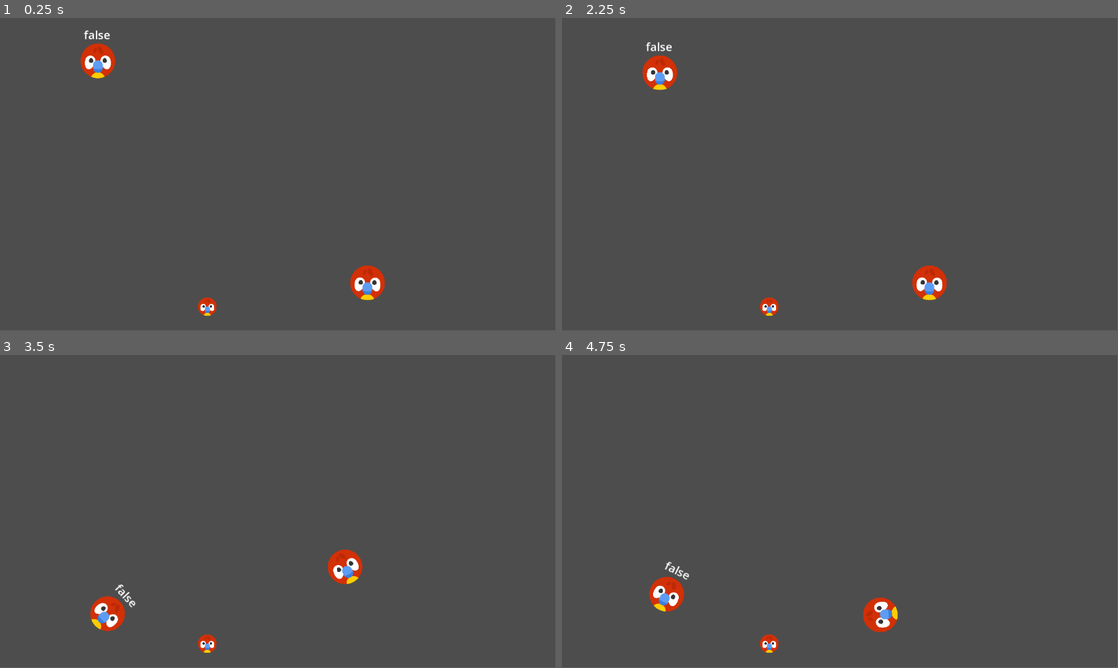
Above: before the commit, frames 1-4 (two rows, left to right).
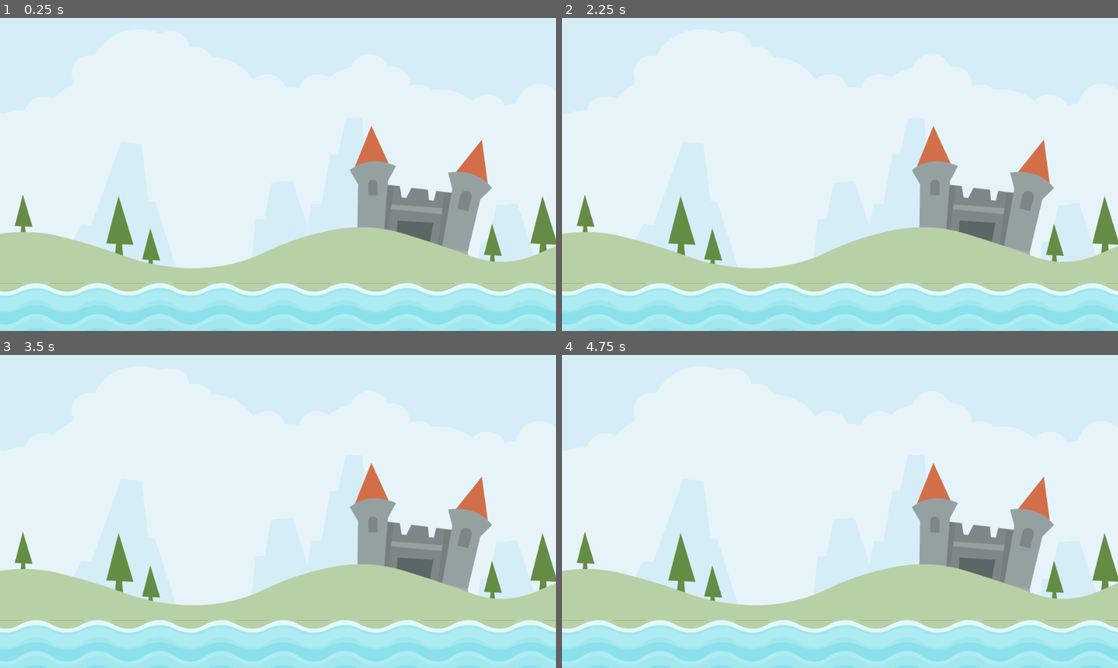
Above: after the commit, the same moments.

Repository: miguelbeltrancastro/Angry_Animals
Game: Godot game, scene res://scenes/level/level.tscn
The game is run twice, just before and just after one commit, with the same random seed, the same clock (stepped at 60 frames per second) and the same inputs. Before the commit the project starts from res://scenes/tester/tester.tscn.
Inputs (mouse positions are in pixels of both pictures, inside the frame that each line leads up to):
- Up to frame 1 (0.25 s): no input
- Up to frame 2 (2.25 s): tap Enter at 0.5, 2 s; move the mouse to (662, 61) at 0.52 s; click (662, 61) at 0.67 s; tap Space at 1.25 s; move the mouse to (728, 190) at 1.27 s; click (728, 190) at 1.42 s; move the mouse to (895, 105) at 2.02 s; click (895, 105) at 2.17 s
- Up to frame 3 (3.5 s): move the mouse to (250, 574) at 2.77 s; click (250, 574) at 2.92 s
- Up to frame 4 (4.75 s): move the mouse to (1006, 558) at 3.52 s; click (1006, 558) at 3.67 s; move the mouse to (673, 464) at 4.27 s; click (673, 464) at 4.42 s
In our replay, the window is 799x449 before the commit and 800x450 after it. These sizes can differ from the game's own. Grey fills any space a smaller window leaves; there, only what the larger window draws over its background counts as a difference.

The runs differ from the first frame. In frame 1, 100% of the frame differs, in the area x 0-100%, y 0-100%; in frame 2, 100%; in frame 3, 100%; in frame 4, 100%.

Commit message:
Game scene added: background and water

Diff:
--- a/project.godot
+++ b/project.godot
@@ -11,9 +11,13 @@
 [application]
 
 config/name="Angry_Animals"
-run/main_scene="res://scenes/tester/tester.tscn"
+run/main_scene="res://scenes/level/level.tscn"
 config/features=PackedStringArray("4.2", "Mobile")
 config/icon="res://icon.svg"
+
+[display]
+
+window/stretch/mode="canvas_items"
 
 [rendering]
 
--- /dev/null
+++ b/scenes/level/level.tscn
@@ -0,0 +1,17 @@
+[gd_scene load_steps=3 format=3 uid="uid://dtxqkvunwof4b"]
+
+[ext_resource type="Texture2D" uid="uid://dwy3l4ey028ja" path="res://assets/scene/colored_castle.png" id="1_bufkr"]
+[ext_resource type="PackedScene" uid="uid://dqxf17ujevwym" path="res://scenes/water/water.tscn" id="2_0rdki"]
+
+[node name="Level" type="Node2D"]
+
+[node name="Background" type="Sprite2D" parent="."]
+position = Vector2(585, 306)
+scale = Vector2(1.2, 1.2)
+texture = ExtResource("1_bufkr")
+
+[node name="AnimalStart" type="Marker2D" parent="."]
+position = Vector2(134, 280)
+
+[node name="Water" parent="AnimalStart" instance=ExtResource("2_0rdki")]
+position = Vector2(-129, 333)
--- /dev/null
+++ b/scenes/water/water.gd
@@ -0,0 +1,6 @@
+extends Area2D
+
+@onready var splash = $Splash
+
+func _on_body_entered(body):
+	splash.play()
--- /dev/null
+++ b/scenes/water/water.tscn
@@ -0,0 +1,27 @@
+[gd_scene load_steps=5 format=3 uid="uid://dqxf17ujevwym"]
+
+[ext_resource type="Script" path="res://scenes/water/water.gd" id="1_21oc8"]
+[ext_resource type="Texture2D" uid="uid://crm3amjah8q05" path="res://assets/scene/waterTop_high.png" id="1_bsknf"]
+[ext_resource type="AudioStream" uid="uid://jrx4sy3hkrux" path="res://assets/audio/splash.ogg" id="3_hnkin"]
+
+[sub_resource type="RectangleShape2D" id="RectangleShape2D_mu80c"]
+size = Vector2(1205, 19)
+
+[node name="Water" type="Area2D"]
+script = ExtResource("1_21oc8")
+
+[node name="Sprite2D" type="Sprite2D" parent="."]
+texture_repeat = 2
+position = Vector2(573, 0)
+texture = ExtResource("1_bsknf")
+region_enabled = true
+region_rect = Rect2(0, 0, 1200, 128)
+
+[node name="CollisionShape2D" type="CollisionShape2D" parent="."]
+position = Vector2(568, 30)
+shape = SubResource("RectangleShape2D_mu80c")
+
+[node name="Splash" type="AudioStreamPlayer2D" parent="."]
+stream = ExtResource("3_hnkin")
+
+[connection signal="body_entered" from="." to="." method="_on_body_entered"]
